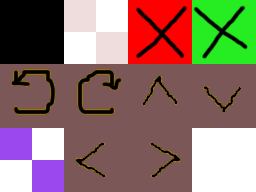
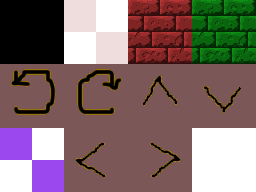
The second w=256, h=192 image is a revision of the first. Changes to its layers:
added layer "tile065 copy" above "tile065" over [192,0,256,64]
added layer "tile065" above "Layer 0" over [128,0,192,64]
